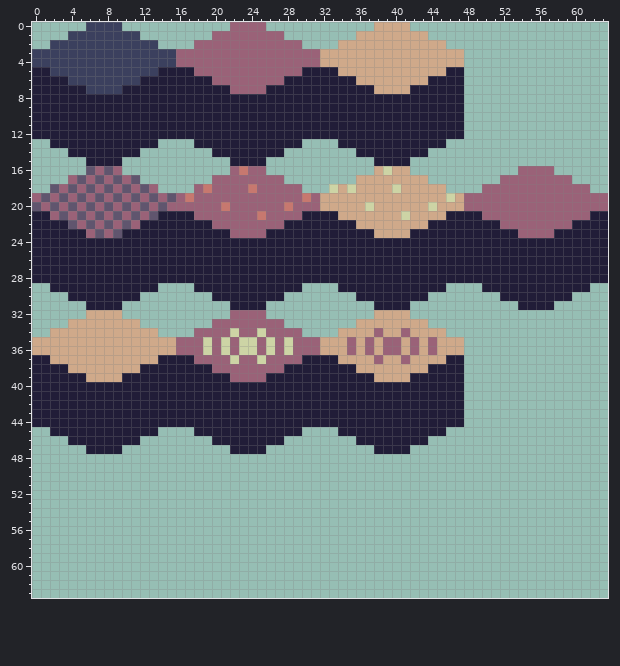
Pixel-art file -- sprites/grid_tiles.aseprite. The first picture shows the starting point.
64x64 pixels, 1 frame.
And afterwards:
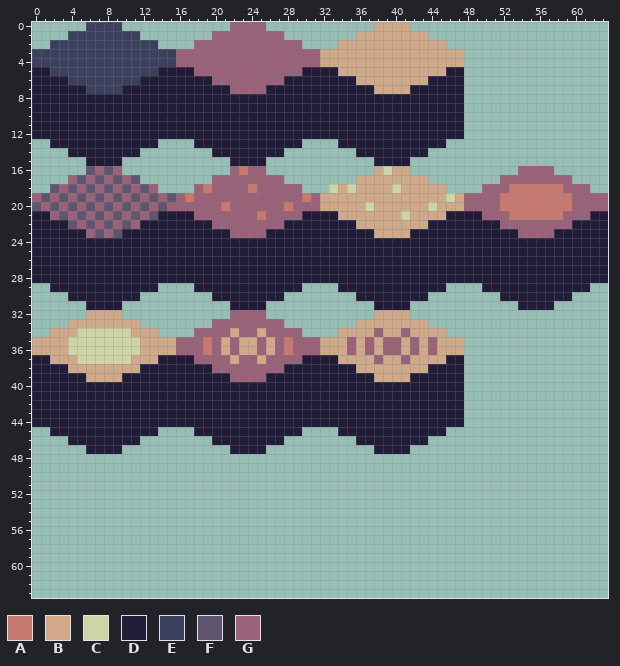
Palette (. is transparent): A #c7786f  B #cfa98a  C #cdd4a5  D #211d38  E #3b405e  F #60556e  G #9a6278
Changes in this commit:
Layer "Layer":
y 18: x 53..58 GGGGGG -> AAAAAA
y 19..20: x 52..59 GGGGGGGG -> AAAAAAAA
y 21: x 53..58 GGGGGG -> AAAAAA
y 34: x 5..10 BBBBBB -> CCCCCC; x 22 C -> B; x 25 C -> B
y 35..36: x 4..11 BBBBBBBB -> CCCCCCCC; x 19 C -> A; x 21 C -> B; x 23..24 CC -> BB; x 26 C -> B; x 28 C -> A
y 37: x 5..10 BBBBBB -> CCCCCC; x 22 C -> B; x 25 C -> B
Pixel boxes of the changes (left, top, right, bottom) in both pictures:
changed: (500, 184, 572, 220)
changed: (68, 328, 140, 364)
changed: (203, 328, 293, 364)
